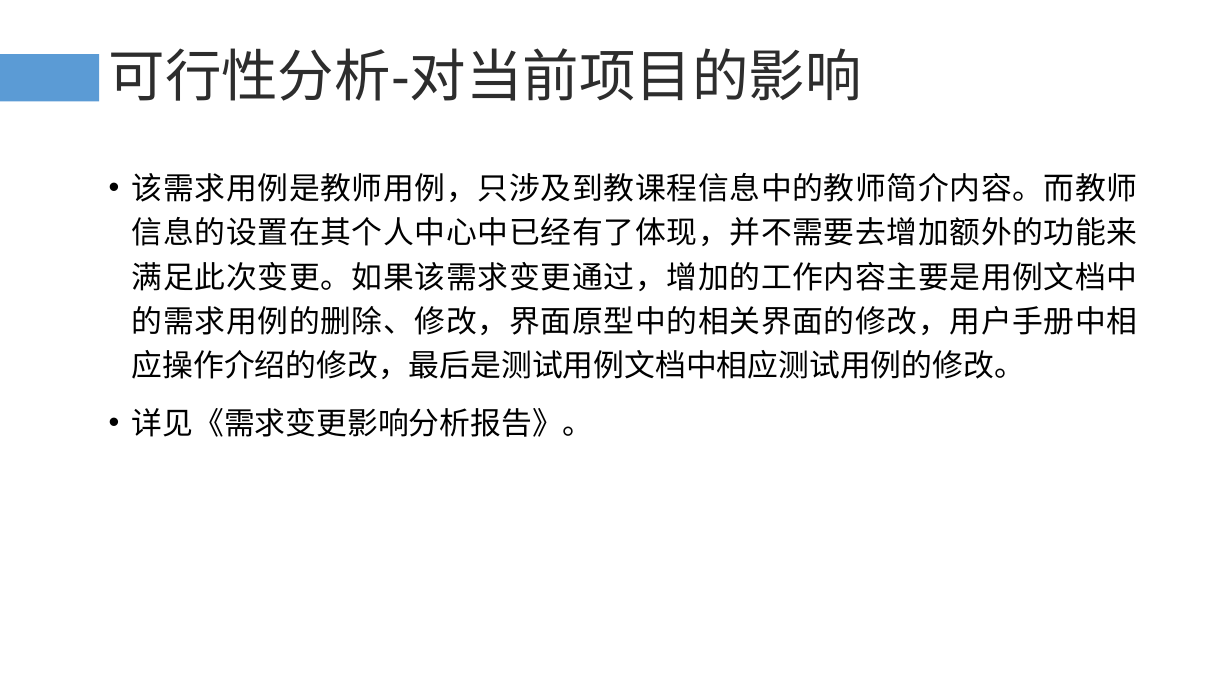
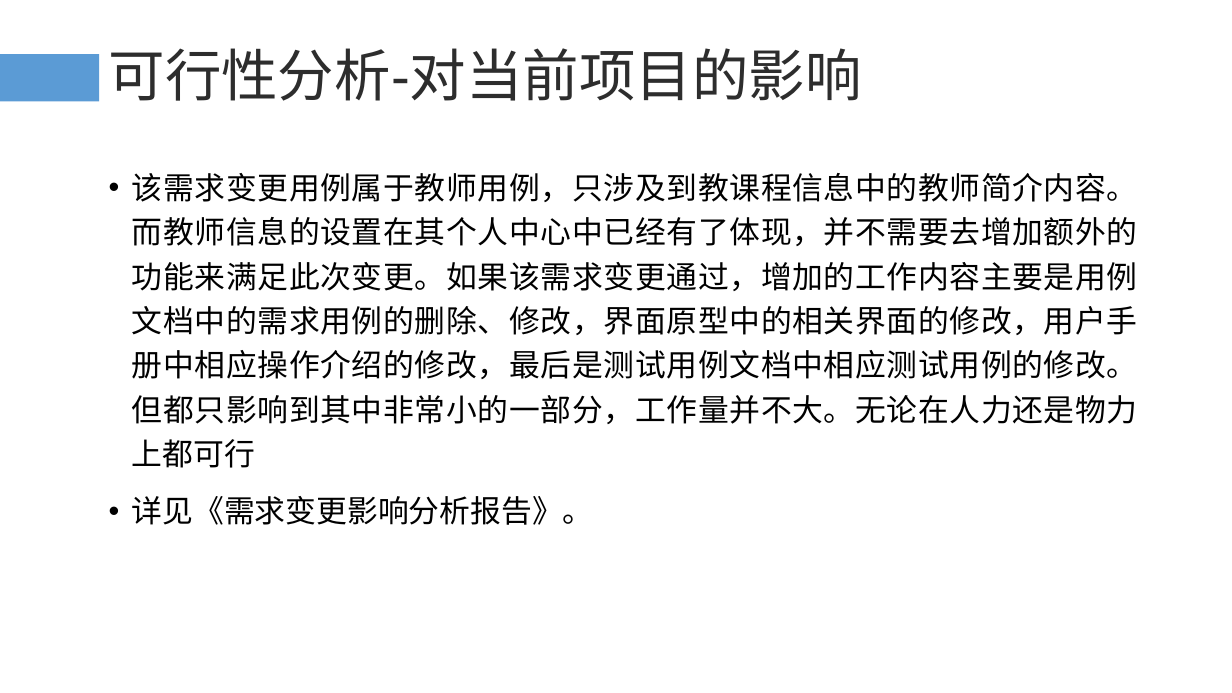
Before and after one commit to PRD-G17/PRD-G17-teamwork, a slide deck: slide 8 of 10后期文档/需求变更评审.pptx (slide 6 before the commit). Drawn at 1232x693 pixels with LibreOffice and Linux fonts; fonts in the diff are those of the drawing. Boxes give left, top, right and bottom in pixels: in the first picture for what was removed or moved away, otherwise in the second. Text is boxed around its words. In the diff, an @@ line names an element or a change of style, - is before the commit and + after.

```diff
--- a/10后期文档/需求变更评审.pptx
+++ b/10后期文档/需求变更评审.pptx
@@ text at bbox=[132, 173, 1138, 468]: text changed @@
-• 该需求用例是教师用例，只涉及到教课程信息中的教师简介内容。而教师信息的设置在其个人中心中已经有了体现，并不需要去增加额外的功能来满足此次变更。如果该需求变更通过，增加的工作内容主要是用例文档中的需求用例的删除、修改，界面原型中的相关界面的修改，用户手册中相应操作介绍的修改，最后是测试用例文档中相应测试用例的修改。
+• 该需求变更用例属于教师用例，只涉及到教课程信息中的教师简介内容。而教师信息的设置在其个人中心中已经有了体现，并不需要去增加额外的功能来满足此次变更。如果该需求变更通过，增加的工作内容主要是用例文档中的需求用例的删除、修改，界面原型中的相关界面的修改，用户手册中相应操作介绍的修改，最后是测试用例文档中相应测试用例的修改。但都只影响到其中非常小的一部分，工作量并不大。无论在人力还是物力上都可行
```
Also in this commit, not shown: 6 other slides changed, 7 slides added, 2 slides removed, 21 other files.
